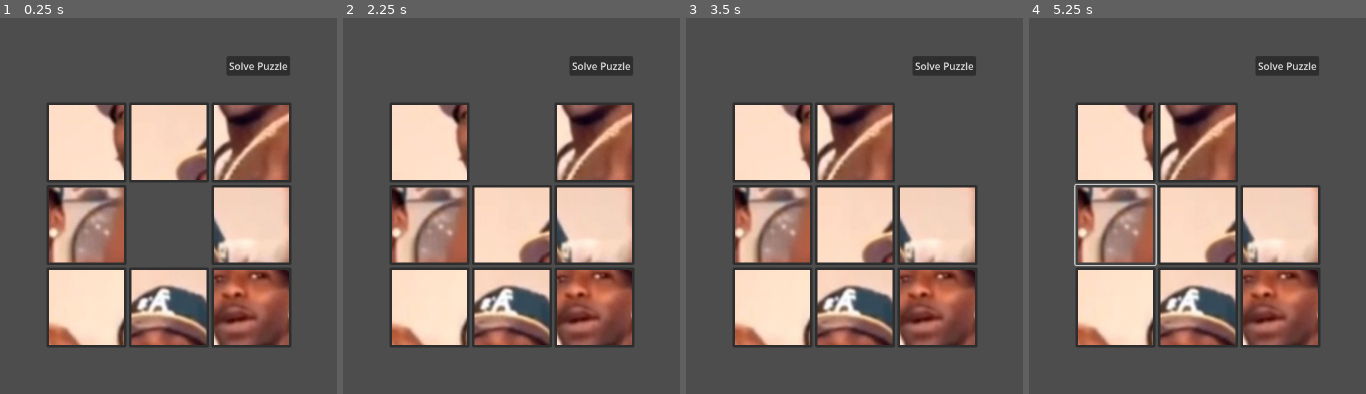
Above: before the commit, frames 1-4 (left to right).
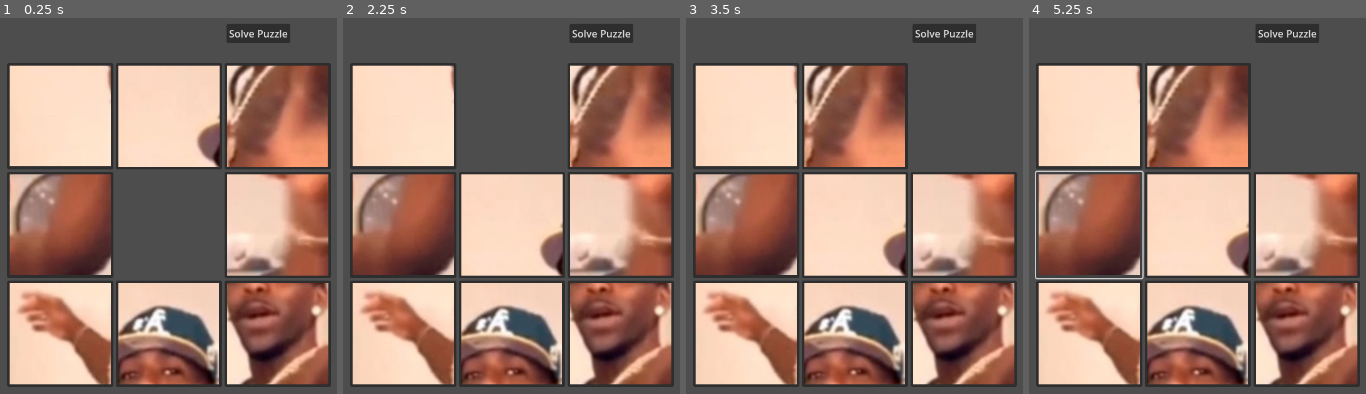
Above: after the commit, the same moments.

Repository: JoshuaSaayo/scrap-androids
Game: Godot game, scene res://main_scenes/puzzle.tscn
The game is run twice, just before and just after one commit, with the same random seed, the same clock (stepped at 60 frames per second) and the same inputs.
Inputs (mouse positions are in pixels of both pictures, inside the frame that each line leads up to):
- Up to frame 1 (0.25 s): no input
- Up to frame 2 (2.25 s): click (430, 142) at 0.52 s; click (403, 115) at 1.27 s; click (511, 142) at 2.02 s
- Up to frame 3 (3.5 s): click (938, 142) at 2.77 s
- Up to frame 4 (5.25 s): click (1197, 115) at 3.52 s; click (1305, 115) at 4.27 s; click (1116, 224) at 5.02 s

The runs differ from the first frame. In frame 1, 63% of the frame differs, in the area x 2-99%, y 1-99%; in frame 2, 60%; in frame 3, 60%; in frame 4, 59%.

Commit message:
resize img

Diff:
--- a/game/main_scenes/puzzle.gd
+++ b/game/main_scenes/puzzle.gd
@@ -1,7 +1,7 @@
 extends Control
 
 const GRID_SIZE := 3
-const TILE_SIZE := 128
+const TILE_SIZE := 170
 const EMPTY_TILE := -1
 const TILE_PATH := "res://assets/puzzle_assets/puzzle_tiles_1/tile_%d.jpg"
 const SHUFFLE_MOVES := 100
--- a/game/main_scenes/puzzle.tscn
+++ b/game/main_scenes/puzzle.tscn
@@ -46,9 +46,9 @@
 [node name="SolveButton" type="Button" parent="."]
 layout_mode = 0
 offset_left = 732.0
-offset_top = 90.0
+offset_top = 38.0
 offset_right = 834.0
-offset_bottom = 121.0
+offset_bottom = 69.0
 text = "Solve Puzzle"
 
 [connection signal="pressed" from="SolveButton" to="." method="_on_solve_button_pressed"]
Binary file changed: game/assets/puzzle_assets/puzzle_tiles_1/full_image.jpg
Not shown, changed: game/assets/puzzle_assets/puzzle_tiles_1/full_image.jpg.import
Binary file changed: game/assets/puzzle_assets/puzzle_tiles_1/tile_1.jpg
Not shown, changed: game/assets/puzzle_assets/puzzle_tiles_1/tile_1.jpg.import
Binary file changed: game/assets/puzzle_assets/puzzle_tiles_1/tile_2.jpg
Not shown, changed: game/assets/puzzle_assets/puzzle_tiles_1/tile_2.jpg.import
Binary file changed: game/assets/puzzle_assets/puzzle_tiles_1/tile_3.jpg
Not shown, changed: game/assets/puzzle_assets/puzzle_tiles_1/tile_3.jpg.import
Binary file changed: game/assets/puzzle_assets/puzzle_tiles_1/tile_4.jpg
Not shown, changed: game/assets/puzzle_assets/puzzle_tiles_1/tile_4.jpg.import
Binary file changed: game/assets/puzzle_assets/puzzle_tiles_1/tile_5.jpg
Not shown, changed: game/assets/puzzle_assets/puzzle_tiles_1/tile_5.jpg.import
(and 9 more such lines)
